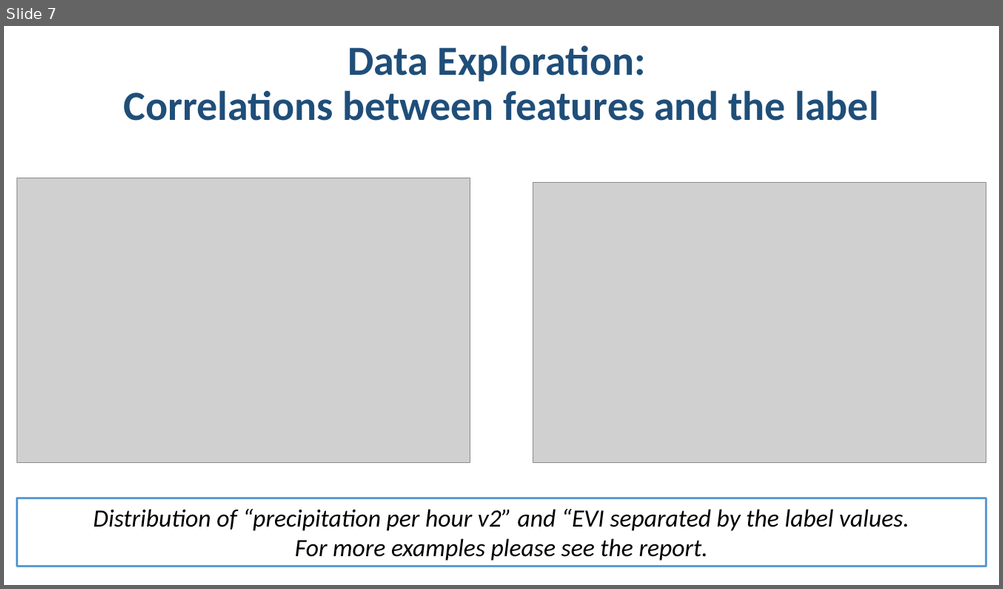
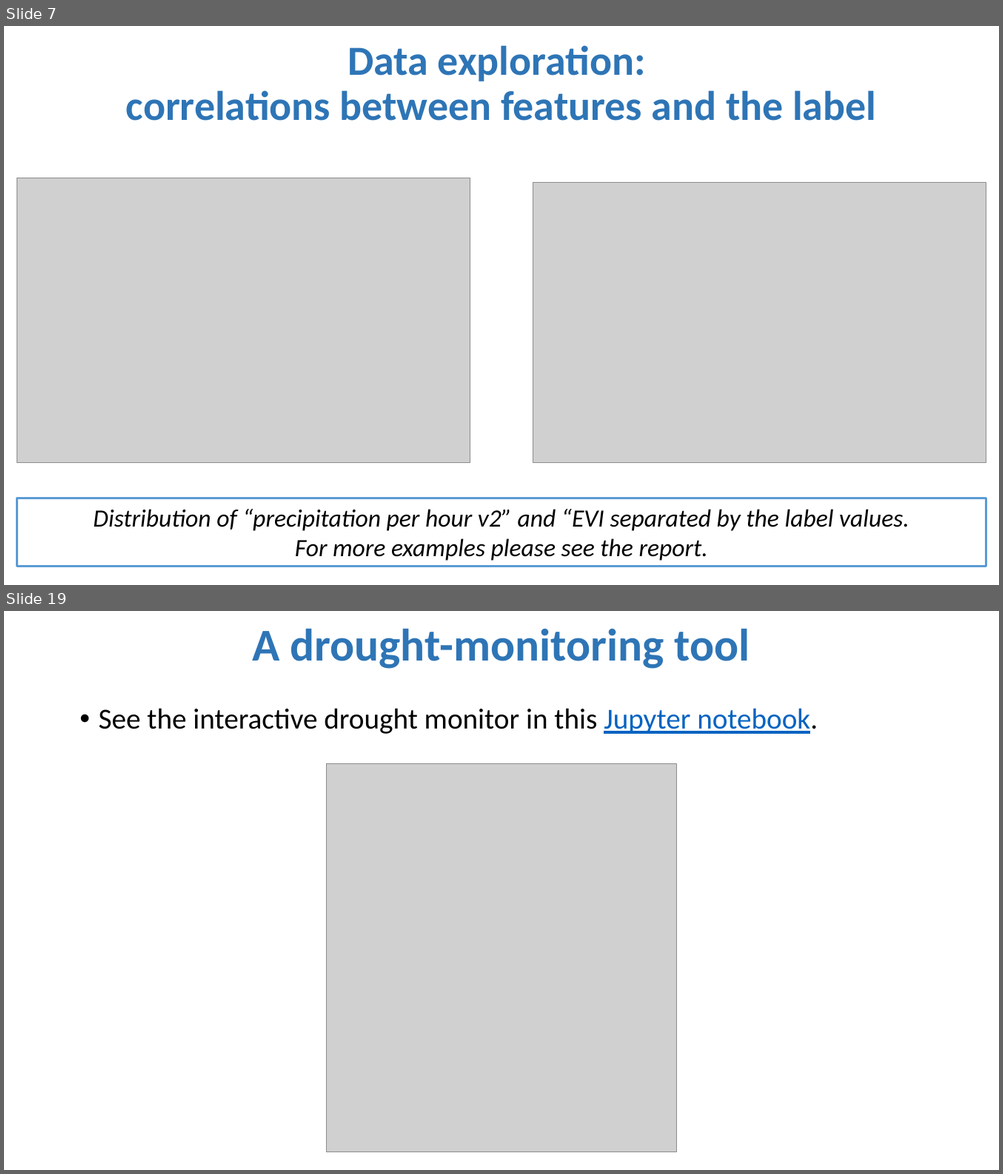
Before and after one commit to rodekruis/IBF-model, a slide deck: drought/skill-assessment/Model Event Data/Presentation/Model_event_data_Uganda.pptx. Shown one above the other, each under a label of ours: slide 7 before the commit, slides 7 and 19 after it; the slides between them are not shown. The pictures are 1003x589 and 1003x1174 pixels, drawn with LibreOffice and Linux fonts; fonts in the diff are those of the drawing; grey boxes stand for pictures. Boxes give left, top, right and bottom in pixels: in the first picture for what was removed or moved away, otherwise in the second. Text is boxed around its words. In the diff, an @@ line names an element or a change of style, - is before the commit and + after.

Commit message:
Report and notebook updated.

```diff
--- a/drought/skill-assessment/Model Event Data/Presentation/Model_event_data_Uganda.pptx
+++ b/drought/skill-assessment/Model Event Data/Presentation/Model_event_data_Uganda.pptx
@@ slide 19 added at [4,611,999,1170], background #FFFFFF @@
@@ title added at [252,628,749,669], 44 pt, text #2E75B6, bold @@
+A drought-monitoring tool
@@ text added at [99,708,817,734], 28 pt, text #000000 @@
+• See the interactive drought monitor in this Jupyter notebook.
@@ picture added at [327,764,676,1153] @@
@@ slide 7 changed as well @@
@@ title at [126,45,876,121]: text changed; text colour #1F4E79 to #2E75B6 @@
-Data Exploration:
-Correlations between features and the label
+Data exploration:
+correlations between features and the label
```
Also in this commit, not shown: 5 other slides changed, 19 other slides added, 1 slide removed, 19 other files.
